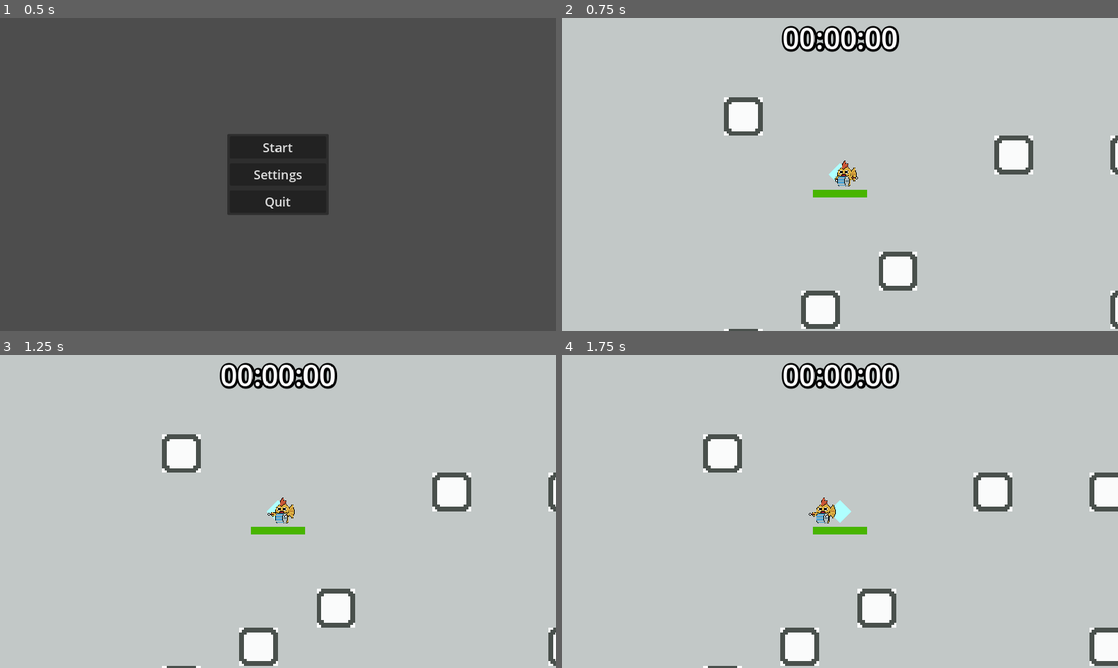
Above: before the commit, frames 1-4 (two rows, left to right).
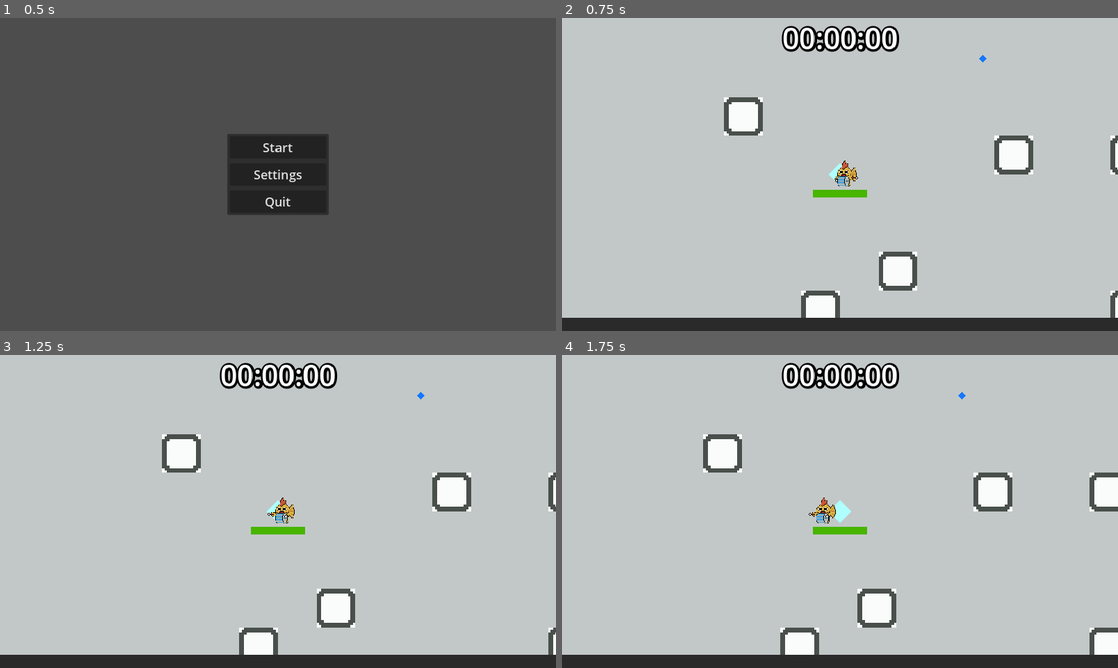
Above: after the commit, the same moments.

Repository: Hokome/GMTK-2024
Game: Godot game, scene res://ui/menus/menu.tscn
Two runs of this game, one before a commit and one after it. Both use one fixed random seed, a clock stepped at 60 frames per second and the inputs below.
Inputs:
- Up to frame 1 (0.5 s): no input
- Up to frame 2 (0.75 s): click "Start" at 0.5 s
- Up to frame 3 (1.25 s): no input
- Up to frame 4 (1.75 s): tap Enter at 1.25 s; hold D (move_right) from 1.28 s (still down)

Frame 1 is identical in both runs. In frame 2, 4.2% of the frame differs, in the area x 0-100%, y 11-100%; in frame 3, 4.2%; in frame 4, 4.2%.

Commit message:
Crude xp drop

Diff:
--- a/scenes/enemy.tscn
+++ b/scenes/enemy.tscn
@@ -1,9 +1,10 @@
-[gd_scene load_steps=7 format=3 uid="uid://d311nkqnp2kt"]
+[gd_scene load_steps=8 format=3 uid="uid://d311nkqnp2kt"]
 
 [ext_resource type="Script" path="res://scripts/entity/entity.gd" id="1_07fhc"]
 [ext_resource type="Script" path="res://scripts/entity/enemy_follow.gd" id="1_8qy2a"]
 [ext_resource type="Script" path="res://scripts/entity/enemy_hitbox.gd" id="3_natej"]
 [ext_resource type="Script" path="res://scripts/entity/health.gd" id="4_7e7nd"]
+[ext_resource type="Script" path="res://scripts/entity/xp_loot.gd" id="5_bmle2"]
 
 [sub_resource type="CircleShape2D" id="CircleShape2D_d57qw"]
 radius = 24.0
@@ -46,4 +47,8 @@
 script = ExtResource("4_7e7nd")
 max_health = 40.0
 
+[node name="xp_loot" type="Node2D" parent="."]
+script = ExtResource("5_bmle2")
+
 [connection signal="died" from="health" to="." method="queue_free"]
+[connection signal="died" from="health" to="xp_loot" method="loot"]
--- a/scenes/test_level.tscn
+++ b/scenes/test_level.tscn
@@ -1,6 +1,7 @@
-[gd_scene load_steps=2 format=4 uid="uid://bvv1kpr8ojoh2"]
+[gd_scene load_steps=3 format=4 uid="uid://bvv1kpr8ojoh2"]
 
 [ext_resource type="TileSet" uid="uid://dclicwpp6t3v5" path="res://assets/prototype_tile_set.tres" id="1_dlfii"]
+[ext_resource type="PackedScene" uid="uid://dd0cj4g3kkhn7" path="res://scenes/xp_drop.tscn" id="2_1c11u"]
 
 [node name="test_level" type="Node2D"]
 
@@ -8,3 +9,6 @@
 scale = Vector2(5, 5)
 tile_map_data = PackedByteArray("AAAQAAsAAAAOAAIAAAAQAAoAAAAOAAIAAAAQAAkAAAAOAAIAAAAQAAgAAAAOAAIAAAAQAAcAAAAOAAIAAAAQAA …(16624 unchanged characters)…
 tile_set = ExtResource("1_dlfii")
+
+[node name="xp_drop" parent="." instance=ExtResource("2_1c11u")]
+position = Vector2(296, -240)
--- /dev/null
+++ b/scenes/xp_drop.tscn
@@ -0,0 +1,18 @@
+[gd_scene load_steps=3 format=3 uid="uid://dd0cj4g3kkhn7"]
+
+[ext_resource type="Script" path="res://scripts/xp_drop.gd" id="1_2i8r1"]
+
+[sub_resource type="CircleShape2D" id="CircleShape2D_nla4r"]
+radius = 16.0
+
+[node name="xp_drop" type="Area2D"]
+collision_layer = 0
+collision_mask = 2
+script = ExtResource("1_2i8r1")
+
+[node name="collision_shape_2d" type="CollisionShape2D" parent="."]
+shape = SubResource("CircleShape2D_nla4r")
+
+[node name="polygon_2d" type="Polygon2D" parent="."]
+color = Color(0.09, 0.469167, 1, 1)
+polygon = PackedVector2Array(0, 8, -8, 0, 0, -8, 8, 0)
--- /dev/null
+++ b/scripts/entity/xp_loot.gd
@@ -0,0 +1,7 @@
+extends Node2D
+class_name XPLoot
+
+@export var value: int = 1
+
+func loot():
+	game.loot(value, global_position)
--- a/scripts/game.gd
+++ b/scripts/game.gd
@@ -6,6 +6,7 @@
 
 var menu: MenuManager
 var player: Entity
+var xp: XP
 var paused := false:
 	set(val):
 		paused = val
@@ -20,6 +21,9 @@
 	preload("res://assets/upgrades/tuba_upgrade.tres"),
 	preload("res://assets/upgrades/trumpet_upgrade.tres"),
 ]
+var xp_drops: Dictionary = {
+	1: preload("res://scenes/xp_drop.tscn"),
+}
 
 func start():
 	started = true
@@ -31,6 +35,10 @@
 
 	spawn_player()
 	start_time = Time.get_unix_time_from_system()
+
+	xp = XP.new()
+	xp.value_changed.connect(hud.set_xp)
+	add_child(xp)
 
 func spawn_player():
 	var player_scene := preload("res://scenes/player.tscn")
@@ -56,6 +64,15 @@
 	sprite.animation = "default"
 	sprite.play()
 
+func loot(value: int, position: Vector2):
+	for i in value:
+		var scene: PackedScene = xp_drops[1]
+		var drop: XPDrop = scene.instantiate()
+		(func():
+			add_child(drop)
+			drop.position = position
+		).call_deferred()
+
 func game_over():
 	paused = true
 	menu.select_menu("game_over")
--- /dev/null
+++ b/scripts/xp.gd
@@ -0,0 +1,26 @@
+extends Node
+class_name XP
+
+signal value_changed(new_value: float)
+signal level_upped()
+
+var current: int = 0:
+	set(val):
+		current = val
+		value_changed.emit(current)
+		if val >= next:
+			level_upped.emit()
+
+var level: int = 0
+
+var next: int = 10
+const GROWTH: int = 10
+
+func level_up():
+	level += 1
+	game.paused = true
+	game.menu.select_menu("upgrade")
+	level_upped.emit()
+	var old_next := next
+	next += GROWTH
+	current -= old_next
--- /dev/null
+++ b/scripts/xp_drop.gd
@@ -0,0 +1,21 @@
+extends Area2D
+class_name XPDrop
+
+const MAGNET_DISTANCE: float = 100
+const MAGNET_DISTANCE_SQR: float = MAGNET_DISTANCE * MAGNET_DISTANCE
+const MAGNET_SPEED: float = 200
+
+@export var amount: int = 1
+
+func _ready() -> void:
+	body_entered.connect(_on_body_entered)
+
+func _physics_process(delta: float) -> void:
+	var diff := game.player.global_position - global_position
+	if diff.length_squared() < MAGNET_DISTANCE_SQR:
+		position += MAGNET_SPEED * delta * diff.normalized()
+
+func _on_body_entered(body: Node2D) -> void:
+	if body == game.player:
+		game.xp.current += amount
+		queue_free()
--- a/ui/hud.gd
+++ b/ui/hud.gd
@@ -2,6 +2,7 @@
 class_name HUD
 
 @export var time_label: Label
+@export var xp_bar: ProgressBar
 
 func _process(delta: float) -> void:
 	if !game.started: return
@@ -10,3 +11,9 @@
 	elapsed_time = roundf(elapsed_time)
 
 	var time_dict := Time.get_datetime_dict_from_unix_time(elapsed_time)
+
+func set_xp(value: int) -> void:
+	xp_bar.value = value
+
+func set_next_xp(value: int) -> void:
+	xp_bar.max_value = value
--- a/ui/hud.tscn
+++ b/ui/hud.tscn
@@ -3,10 +3,11 @@
 [ext_resource type="Script" path="res://ui/hud.gd" id="1_hyujy"]
 [ext_resource type="Theme" uid="uid://cabxqkghtkxtt" path="res://ui/main_theme.tres" id="2_sldov"]
 
-[node name="hud" type="CanvasLayer" node_paths=PackedStringArray("time_label")]
+[node name="hud" type="CanvasLayer" node_paths=PackedStringArray("time_label", "xp_bar")]
 visible = false
 script = ExtResource("1_hyujy")
 time_label = NodePath("label")
+xp_bar = NodePath("progress_bar")
 
 [node name="label" type="Label" parent="."]
 anchors_preset = 5
@@ -19,3 +20,17 @@
 theme = ExtResource("2_sldov")
 theme_type_variation = &"BigLabel"
 text = "00:00:00"
+
+[node name="progress_bar" type="ProgressBar" parent="."]
+anchors_preset = 12
+anchor_top = 1.0
+anchor_right = 1.0
+anchor_bottom = 1.0
+offset_top = -27.0
+grow_horizontal = 2
+grow_vertical = 0
+theme = ExtResource("2_sldov")
+theme_type_variation = &"XPBar"
+step = 1.0
+rounded = true
+show_percentage = false
--- a/ui/main_theme.tres
+++ b/ui/main_theme.tres
@@ -10,6 +10,12 @@
 
 [sub_resource type="StyleBoxFlat" id="StyleBoxFlat_bh0ic"]
 bg_color = Color(0.281538, 0.711096, 0, 1)
+
+[sub_resource type="StyleBoxFlat" id="StyleBoxFlat_tr8tx"]
+bg_color = Color(0.165656, 0.165656, 0.165656, 1)
+
+[sub_resource type="StyleBoxFlat" id="StyleBoxFlat_8aur4"]
+bg_color = Color(7.70092e-07, 0.706002, 0.522991, 1)
 
 [resource]
 default_font_size = 26
@@ -29,3 +35,6 @@
 MarginContainer/constants/margin_left = 5
 MarginContainer/constants/margin_right = 5
 MarginContainer/constants/margin_top = 5
+XPBar/base_type = &"ProgressBar"
+XPBar/styles/background = SubResource("StyleBoxFlat_tr8tx")
+XPBar/styles/fill = SubResource("StyleBoxFlat_8aur4")
Not shown: 1 places in ui/main_theme.tres that only renumber resources
